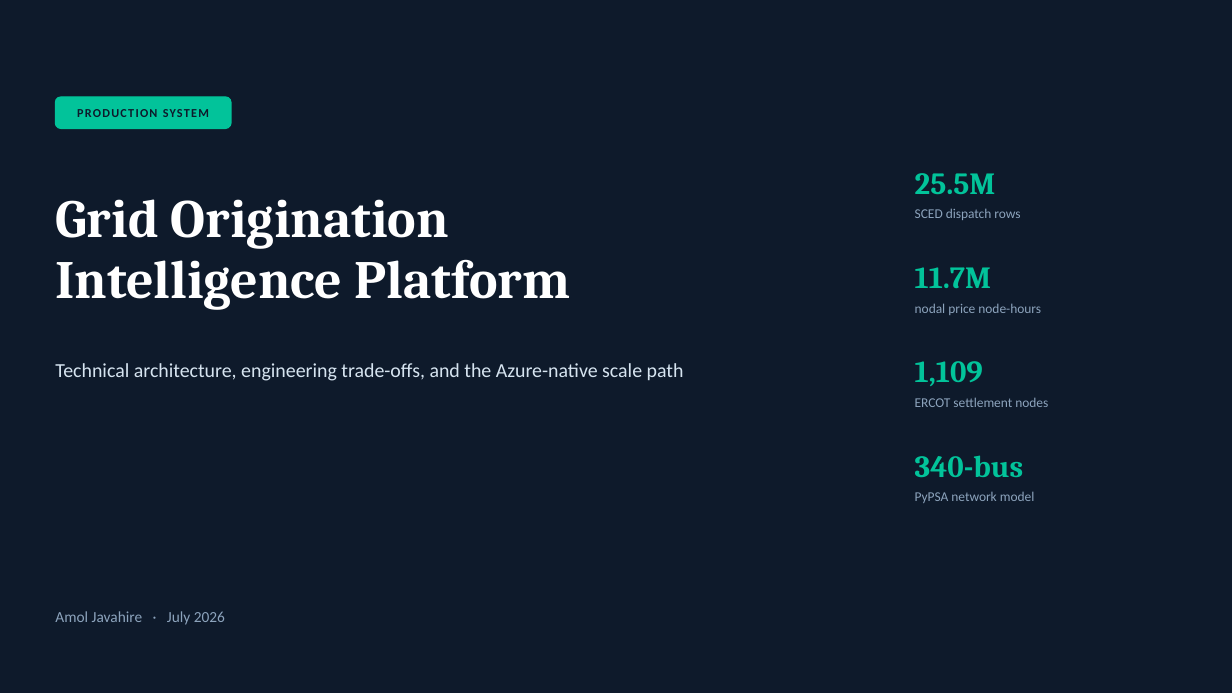
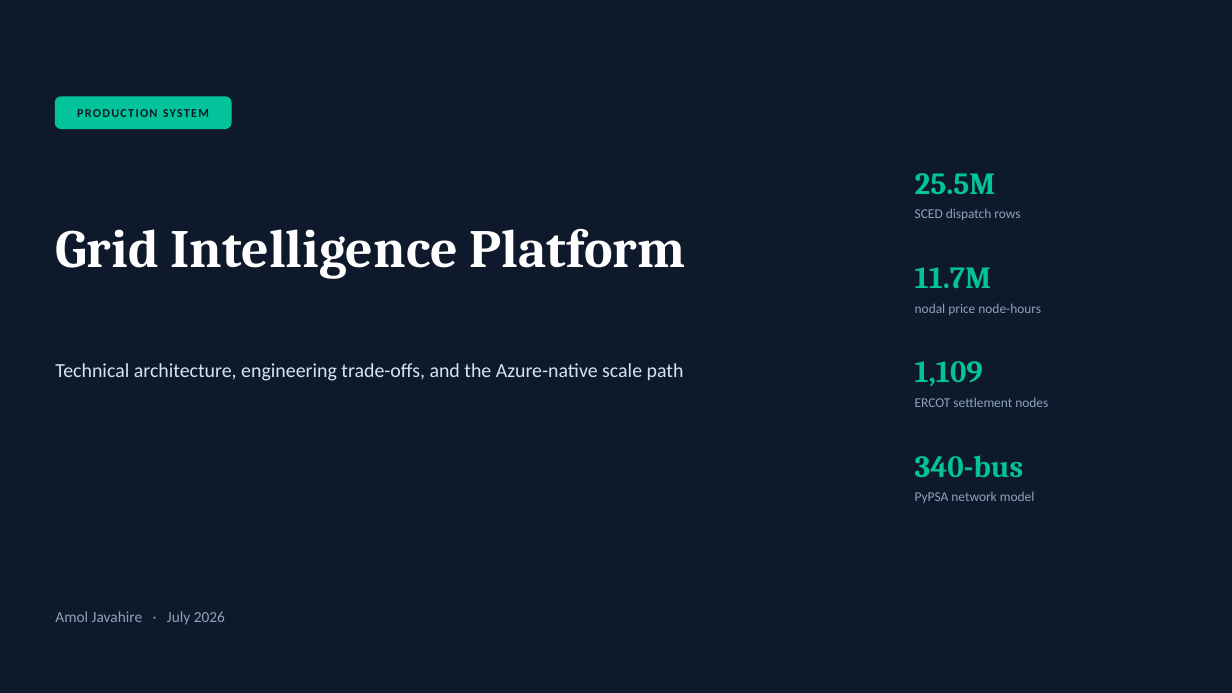
Before and after one commit to amol-javahire/Grid-Intelligence, a slide deck: slide 1 of PwC_01_Technical_Architecture.pptx. Drawn at 1232x693 pixels with LibreOffice and Linux fonts; fonts in the diff are those of the drawing. Boxes give left, top, right and bottom in pixels: in the first picture for what was removed or moved away, otherwise in the second. Text is boxed around its words. In the diff, an @@ line names an element or a change of style, - is before the commit and + after.

```diff
--- a/PwC_01_Technical_Architecture.pptx
+++ b/PwC_01_Technical_Architecture.pptx
@@ text at bbox=[55, 228, 686, 279]: text changed @@
-Grid Origination
-Intelligence Platform
+Grid Intelligence Platform
```
Also in this commit, not shown: 2 other slides changed, 44 other files.
